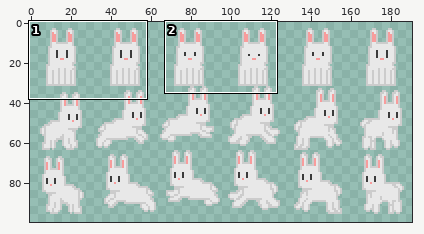
A sprite sheet gets an edit: res/bunny.png. Above: a wide view before the commit, with the close-up outlined.
Close-up. Before the commit:
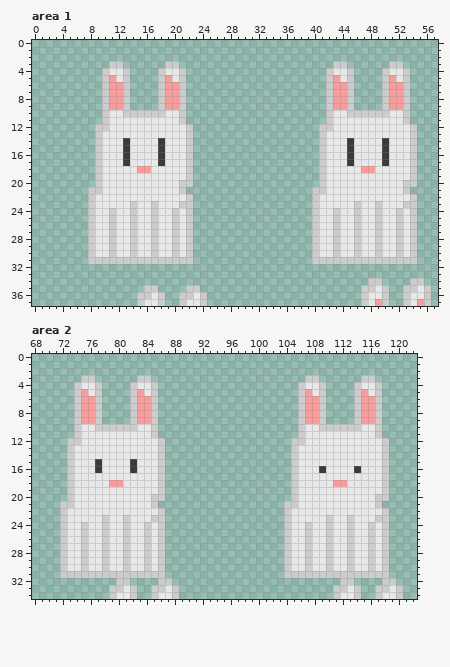
The file is 256x128 pixels. Colours within 5 levels of each other are drawn and written as one. Shown: area 1: x 0..57, y 0..37; area 2: x 68..122, y 0..34. The wide view leaves out empty margins. The commit also changed other parts of the picture, which this record leaves out.
Once edited:
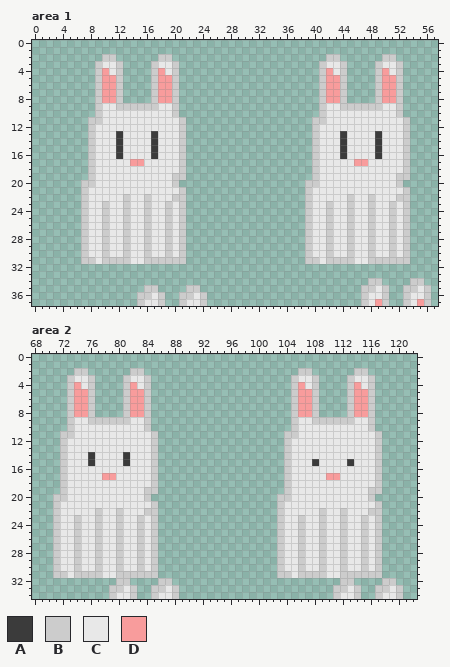
Palette (. is transparent): A #3b3b3b  B #cccccc  C #e8e8e8  D #f89c9c
Changes in this commit:
Changed rows in their new state; - is an unchanged pixel.
Area 1:
first column x 7:
 2 ---BB------BB----------------------BB------BB---
 3 --BCC-----BCC---------------------BCC-----BCC---
 4 --BD-B.---BD-B.-------------------BD-B.---BD-B.-
 5 --BD-B.---BD-B.-------------------BD-B.---BD-B.-
 6 --BD-B.---BD-B.-------------------BD-B.---BD-B.-
 7 --BD-B.---BD-B.-------------------BD-B.---BD-B.-
 8 --BD-B.---BD-B.-------------------BD-B.---BD-B.-
 9 --BCCB-BBBBCCB.-------------------BCCB-BBBBCCB.-
10 --BC--CCCCCC-B.-------------------BC--CCCCCC-B.-
11 -BBC-----------------------------BBC------------
12 -BCC----------B.-----------------BCC----------B.
13 -BC--A----A---B.-----------------BC--A----A---B.
14 -BC--AC---AC--B.-----------------BC--AC---AC--B.
15 -BC--AC---AC--B.-----------------BC--AC---AC--B.
16 -BC--AC---AC--B.-----------------BC--AC---AC--B.
17 -BC---CDD--C--B.-----------------BC---CDD--C--B.
18 -BC-----CC----B.-----------------BC-----CC----B.
19 -BC----------BB.-----------------BC----------BB.
20 BBC----------B..----------------BBC----------B..
21 BCC-----------------------------BCC-------------
22 BC----B--B---BB.----------------BC----B--B---BB.
23 BC-B--BC-BC-B--.----------------BC-B--BC-BC-B--.
24 BC-BC-BC-BC-BCB.----------------BC-BC-BC-BC-BCB.
25 BC-BC-BC-BC-BCB.----------------BC-BC-BC-BC-BCB.
26 BC-BC-BC-BC-BCB.----------------BC-BC-BC-BC-BCB.
27 BC-BC-BC-BC-BCB.----------------BC-BC-BC-BC-BCB.
28 BC-BC-BC-BC-BCB.----------------BC-BC-BC-BC-BCB.
29 BC-BC-BC-BC-BCB.----------------BC-BC-BC-BC-BCB.
30 BC-BC-BC-BC-BCB.----------------BC-BC-BC-BC-BCB.
31 B-C----CC------.----------------B-C----CC------.
Area 2:
first column x 71:
 2 ---BB------BB----------------------BB------BB---
 3 --BCC-----BCC---------------------BCC-----BCC---
 4 --BD-B.---BD-B.-------------------BD-B.---BD-B.-
 5 --BD-B.---BD-B.-------------------BD-B.---BD-B.-
 6 --BD-B.---BD-B.-------------------BD-B.---BD-B.-
 7 --BD-B.---BD-B.-------------------BD-B.---BD-B.-
 8 --BD-B.---BD-B.-------------------BD-B.---BD-B.-
 9 --BCCB-BBBBCCB.-------------------BCCB-BBBBCCB.-
10 --BC--CCCCCC-B.-------------------BC--CCCCCC-B.-
11 -BBC-----------------------------BBC------------
12 -BCC----------B.-----------------BCC----------B.
13 -BC-----------B.-----------------BC-----------B.
14 -BC--A----A---B.-----------------BC-----------B.
15 -BC--AC---AC--B.-----------------BC--A----A---B.
16 -BC---C----C--B.-----------------BC---C----C--B.
17 -BC----DD-----B.-----------------BC----DD-----B.
18 -BC-----CC----B.-----------------BC-----CC----B.
19 -BC----------BB.-----------------BC----------BB.
20 BBC----------B..----------------BBC----------B..
21 BCC-----------------------------BCC-------------
22 BC----B--B---BB.----------------BC----B--B---BB.
23 BC-B--BC-BC-B--.----------------BC-B--BC-BC-B--.
24 BC-BC-BC-BC-BCB.----------------BC-BC-BC-BC-BCB.
25 BC-BC-BC-BC-BCB.----------------BC-BC-BC-BC-BCB.
26 BC-BC-BC-BC-BCB.----------------BC-BC-BC-BC-BCB.
27 BC-BC-BC-BC-BCB.----------------BC-BC-BC-BC-BCB.
28 BC-BC-BC-BC-BCB.----------------BC-BC-BC-BC-BCB.
29 BC-BC-BC-BC-BCB.----------------BC-BC-BC-BC-BCB.
30 BC-BC-BC-BC-BCB.----------------BC-BC-BC-BC-BCB.
31 B-C----CC------.----------------B-C----CC------.
Boxes around the changes in both close-ups, in picture pixels (x1, y1, x2, y2):
changed: (81, 54, 193, 264)
changed: (305, 54, 417, 264)
changed: (53, 368, 165, 578)
changed: (277, 368, 389, 578)
